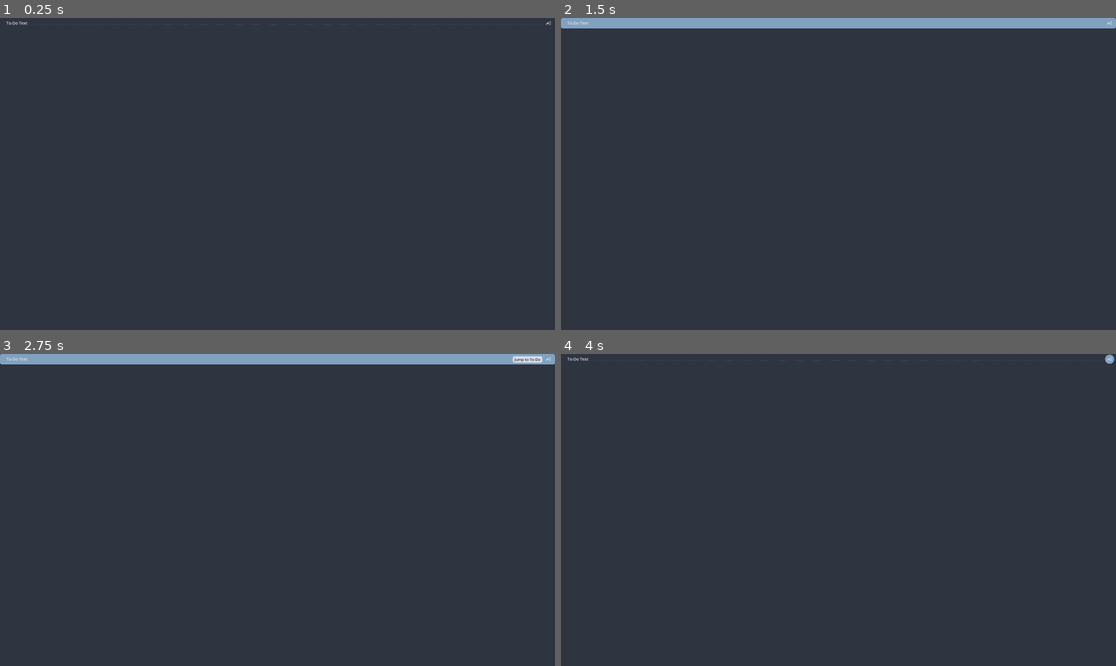
Above: before the commit, frames 1-4 (two rows, left to right).
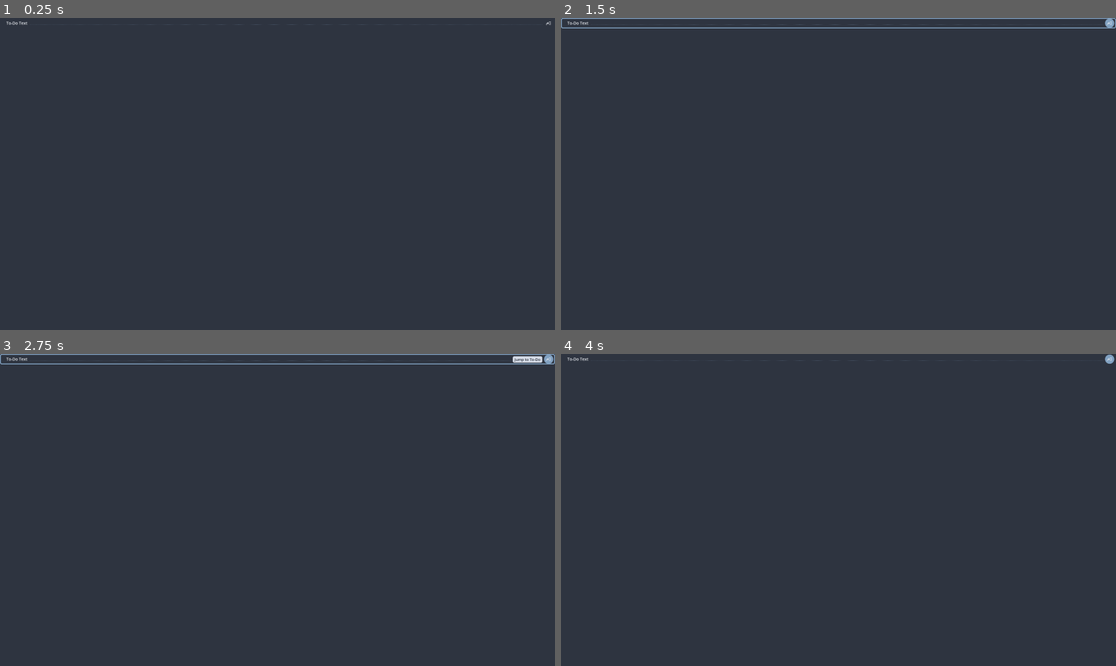
Above: after the commit, the same moments.

Repository: njamster/habituary
Game: Godot game, scene res://main_window/global_search_results/search_result/search_result.tscn
The game is run twice, just before and just after one commit, with the same random seed, the same clock (stepped at 60 frames per second) and the same inputs. This scene is started directly instead of the project's main scene.
Inputs (mouse positions are in pixels of both pictures, inside the frame that each line leads up to):
- Up to frame 1 (0.25 s): no input
- Up to frame 2 (1.5 s): click (1110, 24) at 0.5 s; click (1110, 24) at 1.25 s
- Up to frame 3 (2.75 s): click (549, 360) at 2 s
- Up to frame 4 (4 s): tap Enter at 2.75 s; move the mouse to (960, 494) at 2.77 s; hold Tab (indent_todo) 2.78-3.5 s; click (960, 494) at 2.92 s; tap Space at 3.5 s; drag from (727, 525) to (810, 572) at 3.52 s

The runs differ from the first frame. In frame 2, 2.9% of the frame differs, in the area x 0-100%, y 0-4%; in frame 3, 2.8%; in frame 4, less than 0.1%.
Error in both runs: Invalid call. Nonexistent function 'as_dict' in base 'Nil'. (res://custom/resources/date.gd:168)

Commit message:
Make search result text selectable
This requires using a RichTextLabel over a regular one. The selected
text can *not* be dragged and will *not* be deselected on focus loss.

Also, changed `SearchResult_Focused` to only draw a border around the
selected search item, with `draw_center` set to `false`.

Diff:
--- a/main_window/global_search_results/search_result/search_result.tscn
+++ b/main_window/global_search_results/search_result/search_result.tscn
@@ -1,9 +1,11 @@
-[gd_scene load_steps=6 format=3 uid="uid://njjkbwxn0qbo"]
+[gd_scene load_steps=7 format=3 uid="uid://njjkbwxn0qbo"]
 
 [ext_resource type="Script" uid="uid://cas8bxt657mew" path="res://main_window/global_search_results/search_result/search_result.gd" id="1_aiq75"]
 [ext_resource type="Texture2D" uid="uid://fwaqgbwuue6c" path="res://main_window/side_panel/bookmarks/bookmark/images/jump_to_todo.svg" id="2_aiq75"]
 [ext_resource type="Texture2D" uid="uid://dvwky1k2js4hn" path="res://main_window/side_panel/help/input_hint/images/dotted_connector.png" id="3_6ui7r"]
 [ext_resource type="Script" uid="uid://bqai4pv020yjf" path="res://custom/tooltip.gd" id="3_lials"]
+
+[sub_resource type="StyleBoxEmpty" id="StyleBoxEmpty_aiq75"]
 
 [sub_resource type="StyleBoxFlat" id="StyleBoxFlat_6ui7r"]
 bg_color = Color(0.505882, 0.631373, 0.756863, 1)
@@ -28,10 +30,20 @@
 layout_mode = 2
 theme_type_variation = &"SmallSeparation"
 
-[node name="Text" type="Label" parent="HBox"]
+[node name="Text" type="RichTextLabel" parent="HBox"]
 unique_name_in_owner = true
 layout_mode = 2
+mouse_filter = 1
+mouse_default_cursor_shape = 1
+theme_override_colors/selection_color = Color(0.505882, 0.631373, 0.756863, 1)
+theme_override_styles/focus = SubResource("StyleBoxEmpty_aiq75")
 text = "To-Do Text"
+fit_content = true
+autowrap_mode = 0
+vertical_alignment = 1
+selection_enabled = true
+deselect_on_focus_loss_enabled = false
+drag_and_drop_selection_enabled = false
 
 [node name="ExtraPadding" type="MarginContainer" parent="HBox"]
 layout_mode = 2
--- a/theme/dark_theme.tres
+++ b/theme/dark_theme.tres
@@ -798,7 +798,12 @@
 content_margin_top = 4.0
 content_margin_right = 8.0
 content_margin_bottom = 4.0
-bg_color = Color(0.505882, 0.631373, 0.756863, 1)
+draw_center = false
+border_width_left = 3
+border_width_top = 3
+border_width_right = 3
+border_width_bottom = 3
+border_color = Color(0.505882, 0.631373, 0.756863, 1)
 corner_radius_top_left = 6
 corner_radius_top_right = 6
 corner_radius_bottom_right = 6
--- a/theme/generator.gd
+++ b/theme/generator.gd
@@ -861,10 +861,12 @@
 	var search_result_focused := theme.create_theme_type("SearchResult_Focused", "PanelContainer")
 
 	search_result_focused.set_main_style({
-		"bg_color" = primary_3,
+		"draw_center" = false,
 		"corner_radius" = 6,
 		"anti_aliasing_size" = 0.33,
 		"content_margin" = { "left": 22, "top": 4, "right": 8, "bottom": 4 },
+		"border_width" = 3,
+		"border_color" = primary_3,
 	})
 	#endregion
 
--- a/theme/light_theme.tres
+++ b/theme/light_theme.tres
@@ -798,7 +798,12 @@
 content_margin_top = 4.0
 content_margin_right = 8.0
 content_margin_bottom = 4.0
-bg_color = Color(0.505882, 0.631373, 0.756863, 1)
+draw_center = false
+border_width_left = 3
+border_width_top = 3
+border_width_right = 3
+border_width_bottom = 3
+border_color = Color(0.505882, 0.631373, 0.756863, 1)
 corner_radius_top_left = 6
 corner_radius_top_right = 6
 corner_radius_bottom_right = 6
